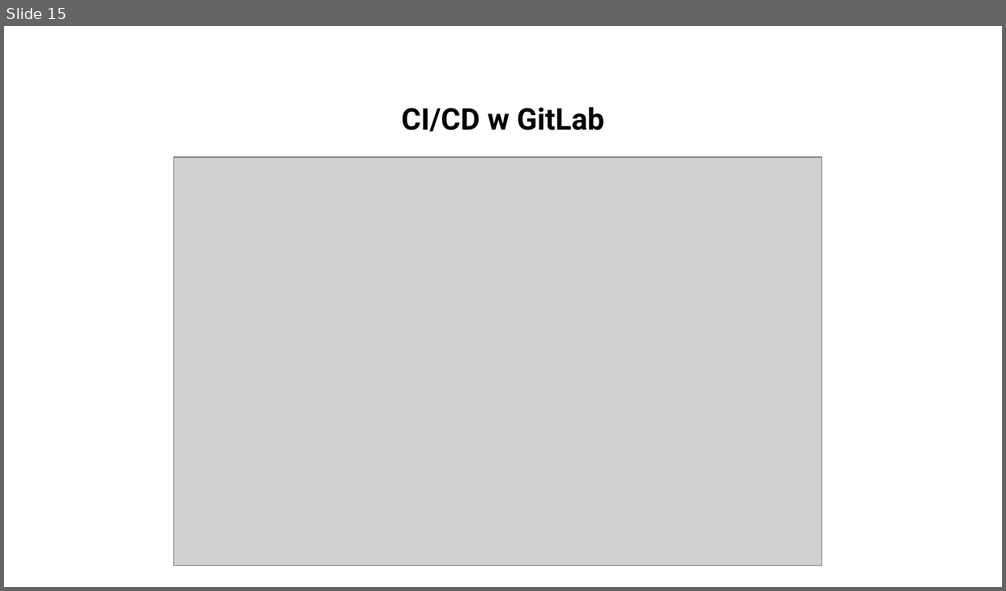
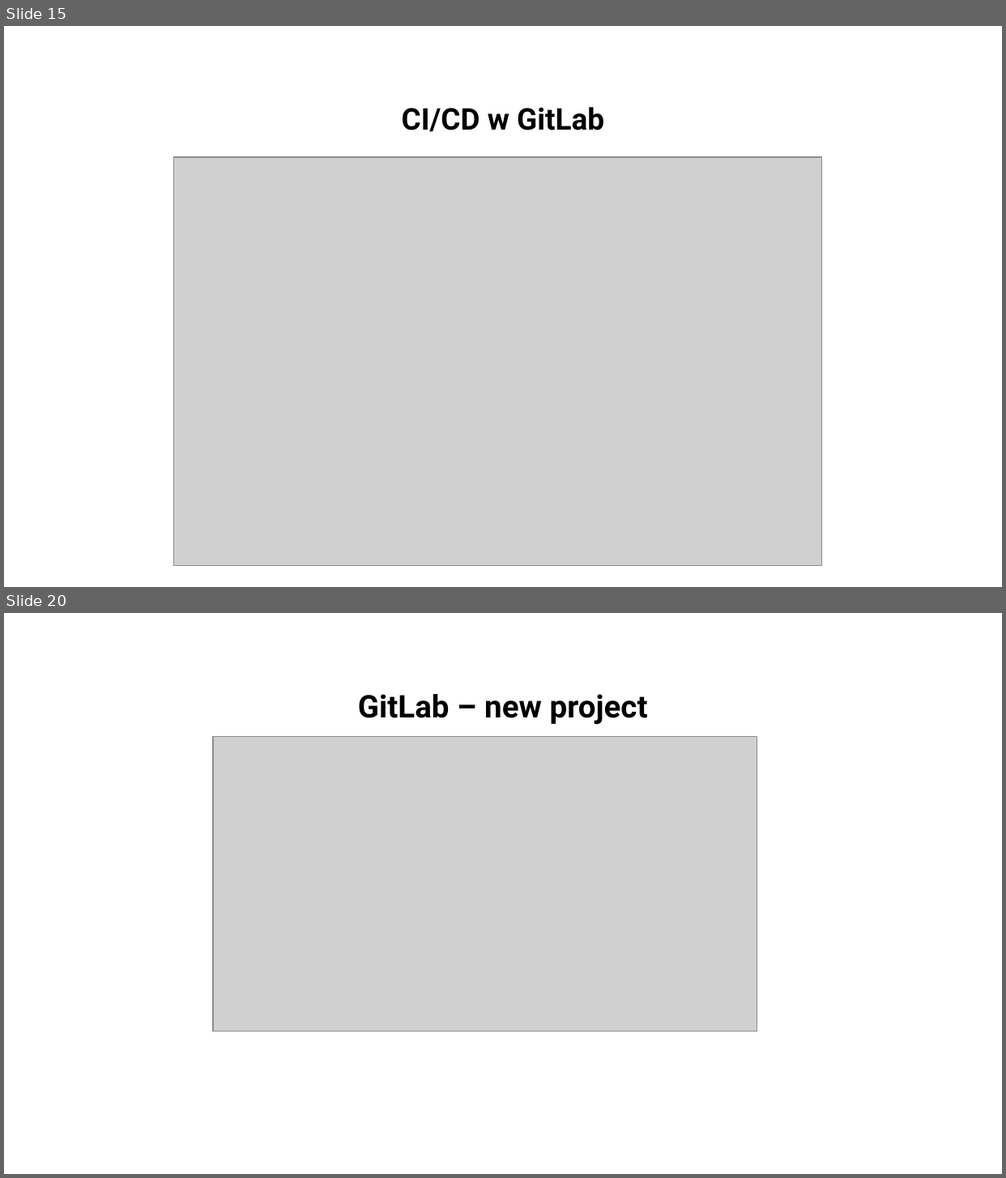
Before and after one commit to arturkwiek/gitlab-tutorial, a slide deck: 04. GitLab - tutorial - Version Control Exercise - GitLab.pptx. Shown one above the other, each under a label of ours: slide 15 before the commit, slides 15 and 20 after it; the slides between them are not shown. The pictures are 1006x591 and 1006x1178 pixels, drawn with LibreOffice and Linux fonts; fonts in the diff are those of the drawing; grey boxes stand for pictures; background and template pictures are left out. Boxes give left, top, right and bottom in pixels: in the first picture for what was removed or moved away, otherwise in the second. Text is boxed around its words. In the diff, an @@ line names an element or a change of style, - is before the commit and + after.

```diff
--- a/04. GitLab - tutorial - Version Control Exercise - GitLab.pptx
+++ b/04. GitLab - tutorial - Version Control Exercise - GitLab.pptx
@@ slide 20 added at (x1=4, y1=613, x2=1002, y2=1174), background picture (left out) @@
@@ title added at (x1=358, y1=694, x2=648, y2=725), 22.5 pt, text #000000, bold @@
+GitLab – new project
@@ picture added at (x1=212, y1=737, x2=756, y2=1031) @@
```
Also in this commit, not shown: 1 slide changed, 10 other slides added.
